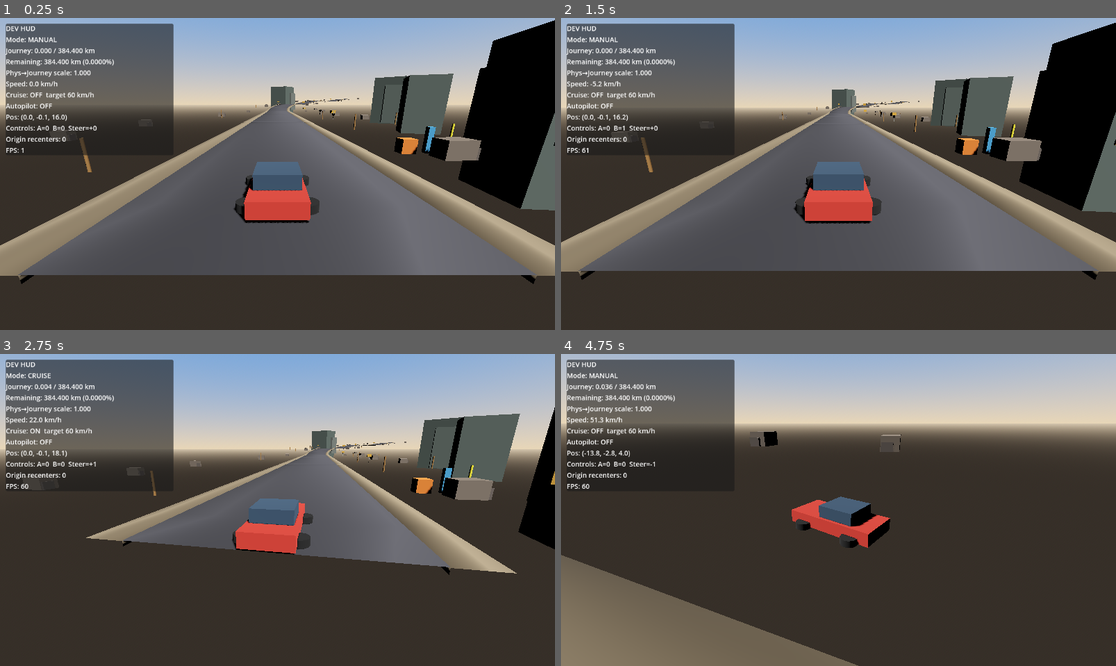
Above: before the commit, frames 1-4 (two rows, left to right).
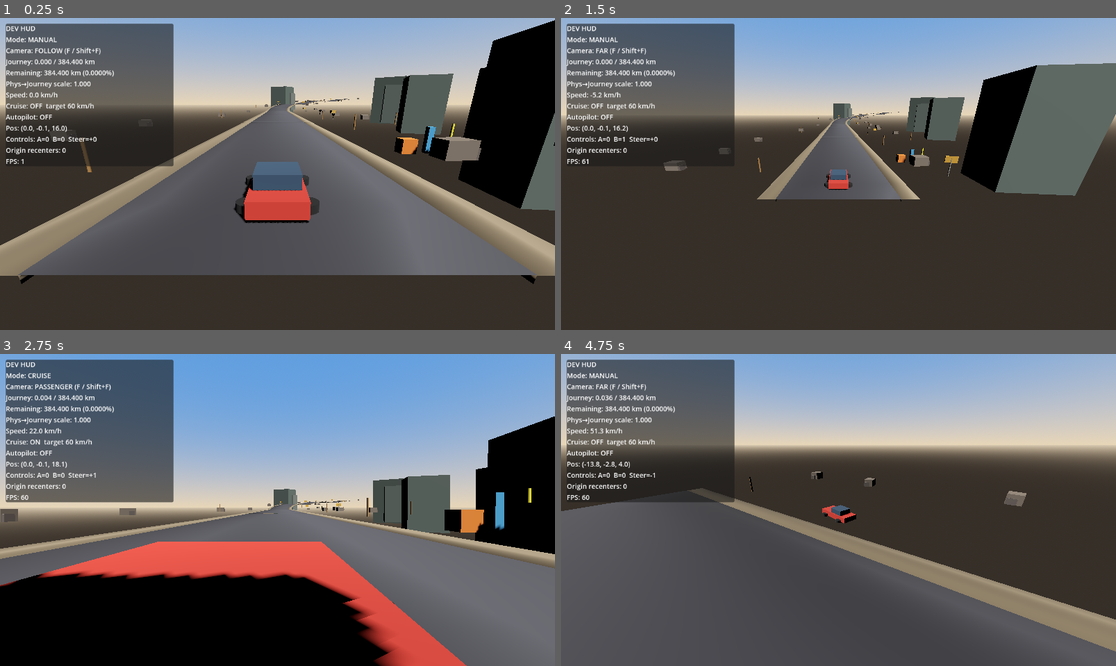
Above: after the commit, the same moments.

Repository: jacquesmoraes/moon-road
Game: Godot game, scene res://scenes/test/DrivingSandbox.tscn
Two runs of this game, one before a commit and one after it. Both use one fixed random seed, a clock stepped at 60 frames per second and the inputs below.
Inputs:
- Up to frame 1 (0.25 s): no input
- Up to frame 2 (1.5 s): hold D (vehicle_right) 0.53-1.28 s; hold F (vehicle_camera_next, bound only after the commit) 0.53-1.28 s; hold S (vehicle_brake) from 1.28 s (still down); tap T (vehicle_autopilot_toggle) at 1.35 s
- Up to frame 3 (2.75 s): tap F (vehicle_camera_next, bound only after the commit) at 1.55 s; release S (vehicle_brake) at 2.03 s; hold D (vehicle_right) from 2.03 s (still down); hold F (vehicle_camera_next, bound only after the commit) from 2.03 s (still down); tap C (vehicle_cruise_toggle) at 2.1 s
- Up to frame 4 (4.75 s): release D (vehicle_right) at 2.78 s; release F (vehicle_camera_next, bound only after the commit) at 2.78 s; hold W (vehicle_accelerate) 2.78-3.53 s; tap V (vehicle_travel_mode_toggle) at 2.85 s; tap F (vehicle_camera_next, bound only after the commit) at 3.05, 4.35 s; hold F (vehicle_camera_next, bound only after the commit) 3.53-4.28 s; hold A (vehicle_left) from 3.53 s (still down)

The runs differ from the first frame. In frame 1, 1.7% of the frame differs, in the area x 1-32%, y 9-48%; in frame 2, 45%; in frame 3, 88%, in the area x 0-100%, y 0-100%; in frame 4, 67%.

Commit message:
feat: add multiple vehicle camera modes
Add FOLLOW / FAR / HOOD / PASSENGER / WINDOW on VehicleCameraController
with F / Shift+F cycling. Shared chase vs rigged paths; FOLLOW keeps the
existing third-person feel. Camera stays detached from physics and works
with Travel Mode and world origin recentering.

Co-authored-by: jacquesbarrosmoraes <jacquesbarrosmoraes@gmail.com>

Diff:
--- a/project.godot
+++ b/project.godot
@@ -73,6 +73,16 @@
 , Object(InputEventKey,"resource_local_to_scene":false,"resource_name":"","device":-1,"window_id":0,"alt_pressed":false …(186 unchanged characters)…
 ]
 }
+vehicle_camera_next={
+"deadzone": 0.2,
+"events": [Object(InputEventKey,"resource_local_to_scene":false,"resource_name":"","device":-1,"window_id":0,"alt_pressed":false,"shift_pressed":false,"ctrl_pressed":false,"meta_pressed":false,"pressed":false,"keycode":0,"physical_keycode":70,"key_label":0,"unicode":102,"location":0,"echo":false,"script":null)
+]
+}
+vehicle_camera_previous={
+"deadzone": 0.2,
+"events": [Object(InputEventKey,"resource_local_to_scene":false,"resource_name":"","device":-1,"window_id":0,"alt_pressed":false,"shift_pressed":true,"ctrl_pressed":false,"meta_pressed":false,"pressed":false,"keycode":0,"physical_keycode":70,"key_label":0,"unicode":70,"location":0,"echo":false,"script":null)
+]
+}
 
 [rendering]
 
--- a/scenes/vehicles/PlayerVehicle.tscn
+++ b/scenes/vehicles/PlayerVehicle.tscn
@@ -90,7 +90,9 @@
 follow_distance = 7.5
 follow_height = 3.2
 follow_smoothing = 5.5
+follow_rotation_speed = 3.2
 rotation_speed = 3.2
+mode = 0
 
 [node name="Camera3D" type="Camera3D" parent="VehicleCameraController"]
 current = true
--- a/scripts/test/drive_smoke.gd
+++ b/scripts/test/drive_smoke.gd
@@ -27,6 +27,8 @@
 var _recenter: Node
 var _samples: int = 0
 var _camera_follow_ok: bool = false
+var _camera_modes_ok: bool = false
+var _camera_mode_names: PackedStringArray = []
 var _saw_speed_kmh: bool = false
 var _max_speed_kmh: float = 0.0
 var _journey: Node
@@ -133,9 +135,30 @@
 	physics_frame.connect(_on_physics_frame)
 
 
+var _camera_modes_ok: bool = false
+var _camera_mode_names: PackedStringArray = []
+
+
 func _engage_travel_mode() -> void:
 	if _mode_controller.has_method("set_mode"):
 		_mode_controller.call("set_mode", MODE_TRAVEL)
+
+
+func _cycle_all_camera_modes() -> void:
+	if _camera_rig == null or not _camera_rig.has_method("set_mode"):
+		return
+	_camera_mode_names.clear()
+	# CameraMode: FOLLOW=0, FAR=1, HOOD=2, PASSENGER=3, WINDOW=4
+	for m in range(5):
+		_camera_rig.call("set_mode", m)
+		if _camera_rig.has_method("get_mode_name"):
+			_camera_mode_names.append(str(_camera_rig.call("get_mode_name")))
+	_camera_rig.call("set_mode", 0)  # back to FOLLOW for distance checks
+	_camera_modes_ok = _camera_mode_names.size() == 5
+	for expected in ["FOLLOW", "FAR", "HOOD", "PASSENGER", "WINDOW"]:
+		if expected not in _camera_mode_names:
+			_camera_modes_ok = false
+			break
 
 
 func _set_phase(phase: int) -> void:
@@ -156,8 +179,12 @@
 			Input.action_press("vehicle_accelerate")
 		PHASE_ENGAGE_TRAVEL:
 			_engage_travel_mode()
+			_cycle_all_camera_modes()
 		PHASE_HOLD_SETTLE, PHASE_HOLD_SAMPLE, PHASE_LONG_DRIVE:
 			_engage_travel_mode()
+			# Keep FOLLOW for lane/camera-distance smoke checks.
+			if _camera_rig != null and _camera_rig.has_method("set_mode"):
+				_camera_rig.call("set_mode", 0)
 		PHASE_DONE:
 			_finish()
 
@@ -382,6 +409,16 @@
 		quit(1)
 		return
 
+	if not _camera_modes_ok:
+		push_error("drive_smoke: camera mode cycle failed (%s)" % [_camera_mode_names])
+		quit(1)
+		return
+
+	if _camera_rig.has_method("get_mode_name") and str(_camera_rig.call("get_mode_name")) != "FOLLOW":
+		push_error("drive_smoke: expected FOLLOW after cycle")
+		quit(1)
+		return
+
 	# Curves + elevation reduce net planar drift vs pure -Z; still require recentering.
 	if recycles < 5 or recenters < 1:
 		push_error("drive_smoke: recycle/recenter counts too low (r=%d c=%d)" % [recycles, recenters])
@@ -458,7 +495,7 @@
 	var counts: Dictionary = _road_manager.call("get_active_kind_counts")
 	var elev_counts: Dictionary = _road_manager.call("get_active_elevation_counts")
 	print(
-		"drive_smoke: OK elapsed=%.1fs TRAVEL_MODE cruise_mean=%.2f span=%.2f max_|lat|=%.2f recenters=%d recycles=%d journey=%.3f kinds=%s elev=%s y_span=%.2f scenery_props=%d active=%d nodes=%d cancel=MANUAL"
+		"drive_smoke: OK elapsed=%.1fs TRAVEL_MODE cruise_mean=%.2f span=%.2f max_|lat|=%.2f recenters=%d recycles=%d journey=%.3f kinds=%s elev=%s y_span=%.2f scenery_props=%d active=%d nodes=%d cams=%s cancel=MANUAL"
 		% [
 			_elapsed,
 			mean_speed,
@@ -473,6 +510,7 @@
 			scenery_props_final,
 			int(_scenery.call("get_active_prop_count")),
 			scenery_nodes_final,
+			",".join(_camera_mode_names),
 		]
 	)
 	quit(0)
--- a/scripts/ui/driving_debug_hud.gd
+++ b/scripts/ui/driving_debug_hud.gd
@@ -86,6 +86,7 @@
 	var lines: PackedStringArray = [
 		"DEV HUD",
 		"Mode: %s" % _format_driving_mode(),
+		"Camera: %s (F / Shift+F)" % _format_camera_mode(),
 		"Journey: %s / %s km" % [_format_journey_km(current_km), _format_journey_km(total_km)],
 		"Remaining: %s km (%.4f%%)" % [_format_journey_km(remaining_km), progress * 100.0],
 		"Phys→Journey scale: %.3f" % scale,
@@ -112,6 +113,13 @@
 	if _vehicle.has_method("get_driving_mode_name"):
 		return str(_vehicle.call("get_driving_mode_name"))
 	return "MANUAL"
+
+
+func _format_camera_mode() -> String:
+	var cam := get_tree().current_scene.find_child("VehicleCameraController", true, false)
+	if cam != null and cam.has_method("get_mode_name"):
+		return str(cam.call("get_mode_name"))
+	return "FOLLOW"
 
 
 func _format_cruise_state() -> String:
--- a/scripts/vehicles/vehicle_camera_controller.gd
+++ b/scripts/vehicles/vehicle_camera_controller.gd
@@ -1,20 +1,72 @@
 extends Node3D
 class_name VehicleCameraController
-## Smooth third-person follow camera. Modes can be added later without touching vehicle code.
-
-enum Mode {
-	THIRD_PERSON_FOLLOW,
-	# Future: COCKPIT, CINEMATIC, ...
+## Multi-mode vehicle camera. Does not affect vehicle physics or driving modes.
+## Detached from the vehicle hierarchy so origin recentering only shifts world pose.
+
+enum CameraMode {
+	FOLLOW,
+	FAR,
+	HOOD,
+	PASSENGER,
+	WINDOW,
 }
 
-@export var mode: Mode = Mode.THIRD_PERSON_FOLLOW
+signal mode_changed(mode: CameraMode)
+
 @export var target_path: NodePath
+@export var mode: CameraMode = CameraMode.FOLLOW:
+	set(value):
+		if mode == value:
+			return
+		mode = value
+		_on_mode_changed()
+
+@export_group("FOLLOW (default chase)")
 @export var follow_distance: float = 7.5
 @export var follow_height: float = 3.2
 @export var follow_smoothing: float = 5.5
-@export var rotation_speed: float = 3.2
+@export var follow_rotation_speed: float = 3.2
+@export var follow_fov: float = 70.0
+
+@export_group("FAR")
+@export var far_distance: float = 16.0
+@export var far_height: float = 6.5
+@export var far_smoothing: float = 4.0
+@export var far_rotation_speed: float = 2.4
+@export var far_fov: float = 85.0
+
+@export_group("HOOD")
+@export var hood_offset: Vector3 = Vector3(0.0, 1.05, -1.35)
+@export var hood_look: Vector3 = Vector3(0.0, 1.0, -12.0)
+@export var hood_smoothing: float = 14.0
+@export var hood_fov: float = 78.0
+
+@export_group("PASSENGER")
+@export var passenger_offset: Vector3 = Vector3(0.42, 1.2, 0.15)
+@export var passenger_look: Vector3 = Vector3(0.2, 1.05, -14.0)
+@export var passenger_smoothing: float = 12.0
+@export var passenger_fov: float = 70.0
+
+@export_group("WINDOW")
+@export var window_offset: Vector3 = Vector3(0.95, 1.25, 0.1)
+@export var window_look: Vector3 = Vector3(14.0, 1.4, -4.0)
+@export var window_smoothing: float = 10.0
+@export var window_fov: float = 82.0
+
+## Legacy alias kept for existing scenes / README knobs.
+@export var rotation_speed: float = 3.2:
+	set(value):
+		rotation_speed = value
+		follow_rotation_speed = value
 
 const LOOK_AT_HEIGHT: float = 1.0
+const MODE_CYCLE: Array[CameraMode] = [
+	CameraMode.FOLLOW,
+	CameraMode.FAR,
+	CameraMode.HOOD,
+	CameraMode.PASSENGER,
+	CameraMode.WINDOW,
+]
 
 @onready var _camera: Camera3D = $Camera3D
 
@@ -24,6 +76,9 @@
 
 
 func _ready() -> void:
+	# Keep scene-export alias in sync with FOLLOW rotation.
+	follow_rotation_speed = rotation_speed
+
 	if target_path != NodePath():
 		_target = get_node_or_null(target_path) as Node3D
 	if _target == null:
@@ -34,6 +89,7 @@
 
 	if _camera:
 		_camera.current = true
+		_apply_fov()
 
 
 func _detach_to_scene_root() -> void:
@@ -42,45 +98,155 @@
 		reparent(scene, true)
 
 
+func _unhandled_input(event: InputEvent) -> void:
+	if event.is_action_pressed("vehicle_camera_next"):
+		cycle_mode(1)
+		get_viewport().set_input_as_handled()
+	elif event.is_action_pressed("vehicle_camera_previous"):
+		cycle_mode(-1)
+		get_viewport().set_input_as_handled()
+
+
 func _process(delta: float) -> void:
 	if _target == null or not is_instance_valid(_target):
 		return
 
 	match mode:
-		Mode.THIRD_PERSON_FOLLOW:
-			_update_third_person_follow(delta)
-
-
-func _update_third_person_follow(delta: float) -> void:
+		CameraMode.FOLLOW:
+			_update_chase(delta, follow_distance, follow_height, follow_smoothing, follow_rotation_speed)
+		CameraMode.FAR:
+			_update_chase(delta, far_distance, far_height, far_smoothing, far_rotation_speed)
+		CameraMode.HOOD:
+			_update_rigged(delta, hood_offset, hood_look, hood_smoothing)
+		CameraMode.PASSENGER:
+			_update_rigged(delta, passenger_offset, passenger_look, passenger_smoothing)
+		CameraMode.WINDOW:
+			_update_rigged(delta, window_offset, window_look, window_smoothing)
+
+
+func get_mode() -> CameraMode:
+	return mode
+
+
+func get_mode_name() -> String:
+	match mode:
+		CameraMode.FAR:
+			return "FAR"
+		CameraMode.HOOD:
+			return "HOOD"
+		CameraMode.PASSENGER:
+			return "PASSENGER"
+		CameraMode.WINDOW:
+			return "WINDOW"
+		_:
+			return "FOLLOW"
+
+
+func set_mode(new_mode: CameraMode) -> void:
+	mode = new_mode
+
+
+func cycle_mode(direction: int = 1) -> void:
+	var idx := MODE_CYCLE.find(mode)
+	if idx < 0:
+		idx = 0
+	var step := 1 if direction >= 0 else -1
+	idx = (idx + step) % MODE_CYCLE.size()
+	if idx < 0:
+		idx += MODE_CYCLE.size()
+	mode = MODE_CYCLE[idx]
+
+
+func get_camera() -> Camera3D:
+	return _camera
+
+
+## Origin recenter already shifts global_position; keep chase yaw continuous.
+func notify_origin_shifted(_offset: Vector3) -> void:
+	pass
+
+
+func _on_mode_changed() -> void:
+	_initialized = false
+	_apply_fov()
+	mode_changed.emit(mode)
+
+
+func _apply_fov() -> void:
+	if _camera == null:
+		return
+	_camera.fov = _fov_for_mode(mode)
+
+
+func _fov_for_mode(m: CameraMode) -> float:
+	match m:
+		CameraMode.FAR:
+			return far_fov
+		CameraMode.HOOD:
+			return hood_fov
+		CameraMode.PASSENGER:
+			return passenger_fov
+		CameraMode.WINDOW:
+			return window_fov
+		_:
+			return follow_fov
+
+
+func _update_chase(
+	delta: float,
+	distance: float,
+	height: float,
+	pos_smoothing: float,
+	yaw_speed: float
+) -> void:
 	var target_pos := _target.global_position
 	var target_yaw := _target.global_rotation.y
 
 	if not _initialized:
 		_smoothed_yaw = target_yaw
-		global_position = _desired_camera_position(target_pos, _smoothed_yaw)
-		_look_at_target(target_pos)
+		global_position = _chase_position(target_pos, _smoothed_yaw, distance, height)
+		_look_at_world(target_pos + Vector3.UP * LOOK_AT_HEIGHT)
 		_initialized = true
 		return
 
-	# Lag yaw behind the vehicle so sharp steering doesn't whip the camera.
-	var yaw_t := _exp_weight(rotation_speed, delta)
+	var yaw_t := _exp_weight(yaw_speed, delta)
 	_smoothed_yaw = lerp_angle(_smoothed_yaw, target_yaw, yaw_t)
 
-	var desired := _desired_camera_position(target_pos, _smoothed_yaw)
-	var pos_t := _exp_weight(follow_smoothing, delta)
+	var desired := _chase_position(target_pos, _smoothed_yaw, distance, height)
+	var pos_t := _exp_weight(pos_smoothing, delta)
 	global_position = global_position.lerp(desired, pos_t)
-
-	_look_at_target(target_pos)
-
-
-func _desired_camera_position(target_pos: Vector3, yaw: float) -> Vector3:
+	_look_at_world(target_pos + Vector3.UP * LOOK_AT_HEIGHT)
+
+
+func _update_rigged(
+	delta: float,
+	local_offset: Vector3,
+	local_look: Vector3,
+	pos_smoothing: float
+) -> void:
+	var xf := _target.global_transform
+	var desired := xf * local_offset
+	var look_point := xf * local_look
+
+	if not _initialized:
+		global_position = desired
+		_look_at_world(look_point)
+		_smoothed_yaw = _target.global_rotation.y
+		_initialized = true
+		return
+
+	var pos_t := _exp_weight(pos_smoothing, delta)
+	global_position = global_position.lerp(desired, pos_t)
+	_look_at_world(look_point)
+
+
+func _chase_position(target_pos: Vector3, yaw: float, distance: float, height: float) -> Vector3:
 	# Godot forward is -Z; behind the car is +local Z on the yaw plane.
 	var back := Vector3(sin(yaw), 0.0, cos(yaw))
-	return target_pos + back * follow_distance + Vector3.UP * follow_height
-
-
-func _look_at_target(target_pos: Vector3) -> void:
-	var look_point := target_pos + Vector3.UP * LOOK_AT_HEIGHT
+	return target_pos + back * distance + Vector3.UP * height
+
+
+func _look_at_world(look_point: Vector3) -> void:
 	if look_point.distance_squared_to(global_position) < 0.0001:
 		return
 	look_at(look_point, Vector3.UP)
@@ -88,7 +254,3 @@
 
 func _exp_weight(speed: float, delta: float) -> float:
 	return 1.0 - exp(-maxf(speed, 0.0) * delta)
-
-
-func get_camera() -> Camera3D:
-	return _camera
--- a/scripts/world/world_origin_recenter.gd
+++ b/scripts/world/world_origin_recenter.gd
@@ -80,6 +80,8 @@
 	var camera := get_tree().current_scene.find_child("VehicleCameraController", true, false) as Node3D
 	if camera != null:
 		camera.global_position -= offset
+		if camera.has_method("notify_origin_shifted"):
+			camera.call("notify_origin_shifted", offset)
 
 	if shift_scale_refs:
 		var refs := get_tree().current_scene.find_child("ScaleRefs", true, false) as Node3D
Not shown, changed: README.md
